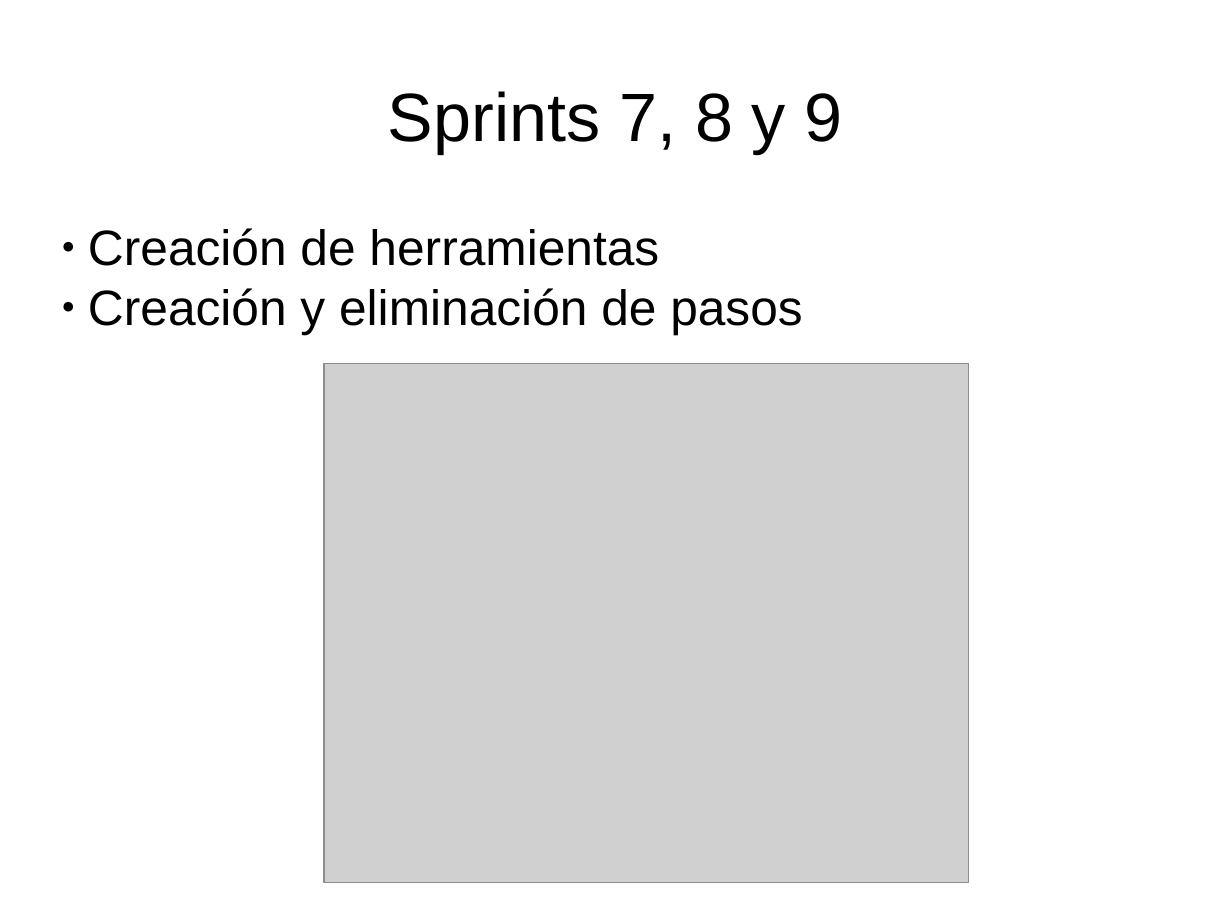
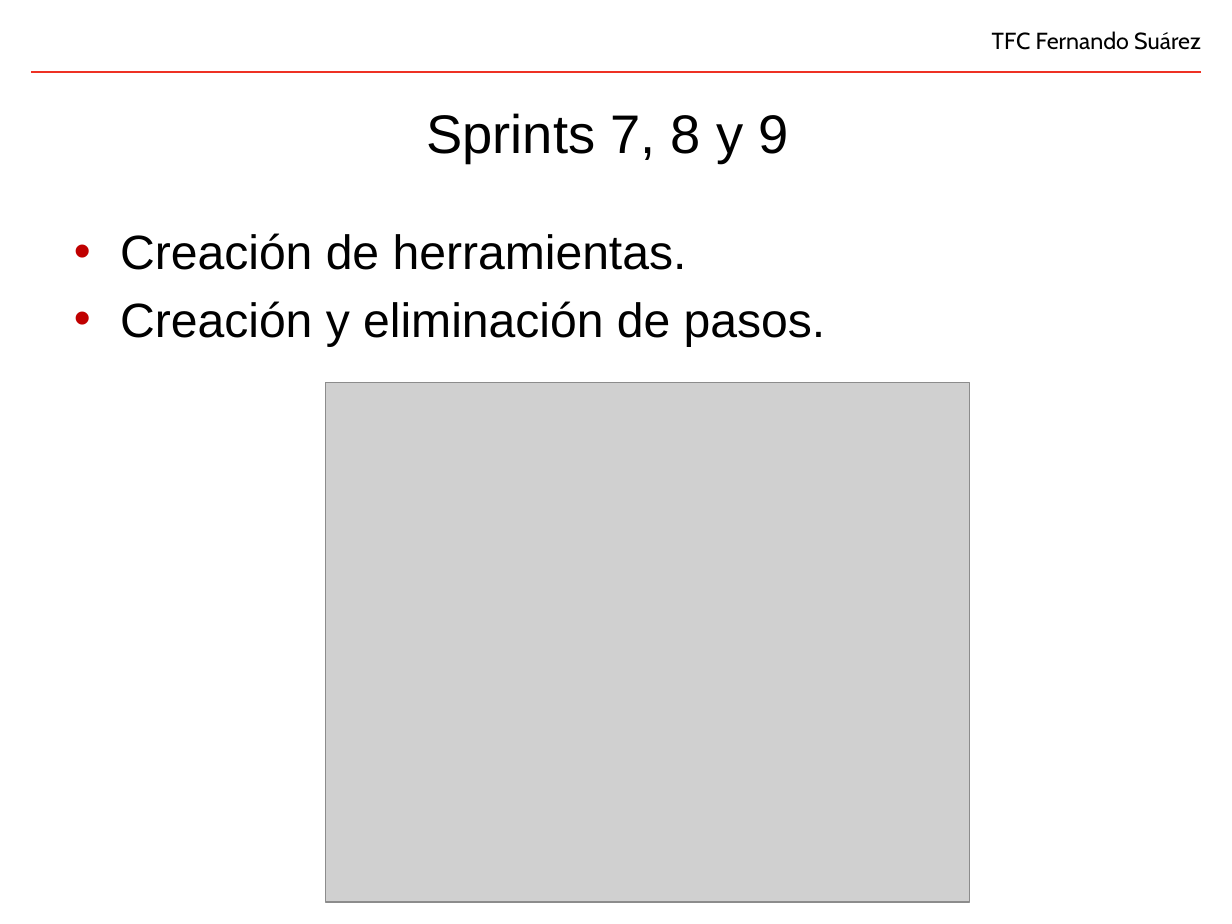
Before and after one commit to fsuarezj/toolBuilder-portlet, a slide deck: slide 19 of doc/presentation/presentacion.pptx (slide 21 before the commit). Drawn at 1232x924 pixels with LibreOffice and Linux fonts; fonts in the diff are those of the drawing; grey boxes stand for pictures; background and template pictures are left out. Boxes give left, top, right and bottom in pixels: in the first picture for what was removed or moved away, otherwise in the second. Text is boxed around its words. In the diff, an @@ line names an element or a change of style, - is before the commit and + after.

```diff
--- a/doc/presentation/presentacion.pptx
+++ b/doc/presentation/presentacion.pptx
@@ title "Sprints 7, 8 y 9": place and size @@
-title "Sprints 7, 8 y 9" at [388, 91, 843, 153]
+title "Sprints 7, 8 y 9" at [426, 113, 788, 163]
@@ title "Sprints 7, 8 y 9" at [426, 113, 788, 163]: size 44 to 35 pt @@
@@ text added at [992, 31, 1201, 50], 15 pt, text #000000 @@
+TFC Fernando Suárez
@@ line added from (1202, 72) to (31, 72), #EE3124 1.5 pt @@
@@ text at [120, 233, 826, 347]: text changed; size 32 to 31 pt @@
-● Creación de herramientas
-● Creación y eliminación de pasos
+• Creación de herramientas.
+• Creación y eliminación de pasos.
@@ picture: place and size @@
-picture at [324, 363, 969, 883]
+picture at [325, 383, 970, 903]
```
Also in this commit, not shown: 18 other slides changed, 4 slides added, 5 slides removed, 2 other files.
